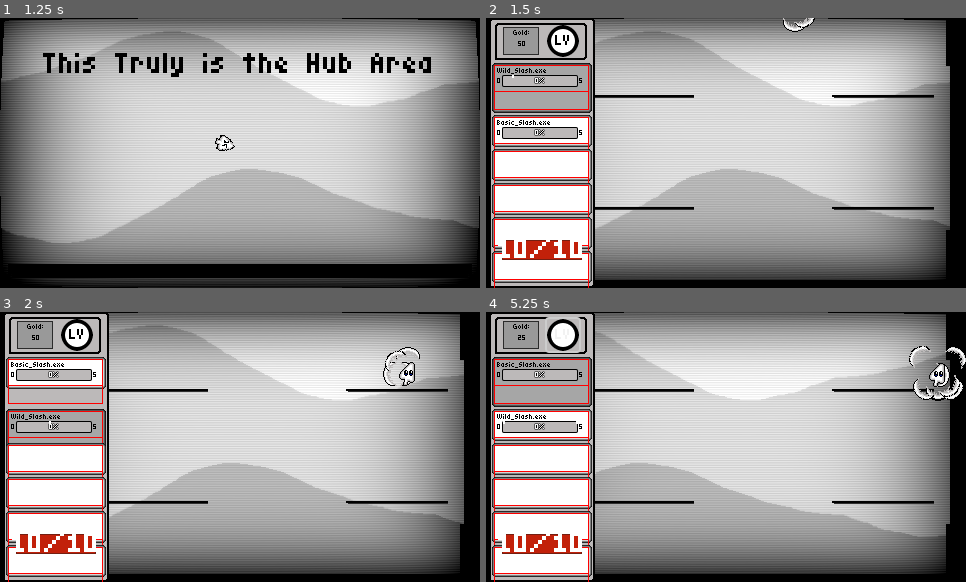
Above: before the commit, frames 1-4 (two rows, left to right).
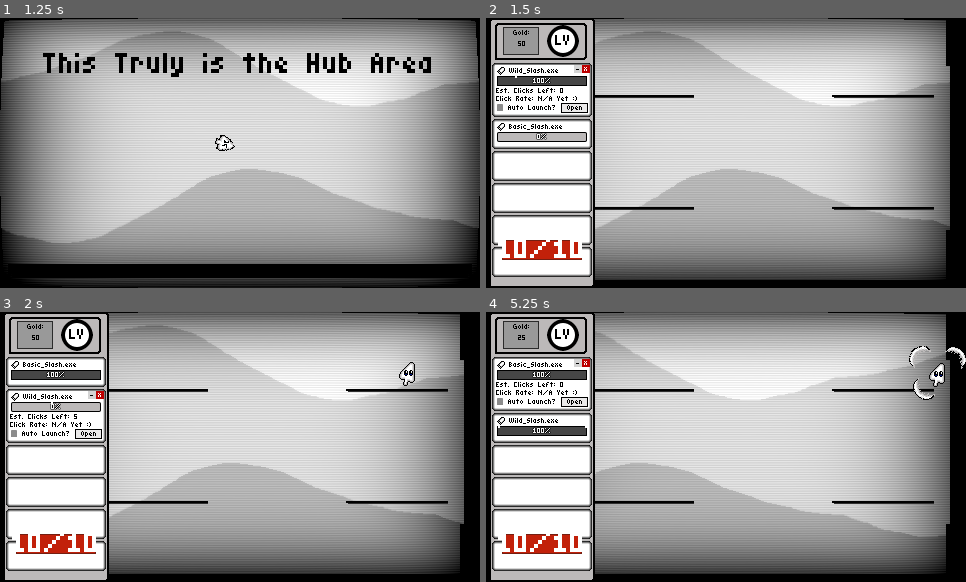
Above: after the commit, the same moments.

Repository: TNT-A/clicker-game-platformer
Game: Godot game, scene res://main_menu/main_menu.tscn
Same seed, same stepped clock (60 frames per second), same inputs: the game is played once before the commit and once after it.
Inputs (mouse positions are in pixels of both pictures, inside the frame that each line leads up to):
- Up to frame 1 (1.25 s): click "Quick Start" at 0.5 s
- Up to frame 2 (1.5 s): tap Enter (ui_accept) at 1.25 s; move the mouse to (831, 139) at 1.27 s; press the mouse at (831, 139) at 1.28 s; hold D (Move_Right) from 1.28 s (still down)
- Up to frame 3 (2 s): keep holding D (Move_Right); tap Enter (ui_accept) at 1.52 s; tap Mouse wheel down (Scroll_Down) at 1.55 s
- Up to frame 4 (5.25 s): release D (Move_Right) at 2 s; release the mouse at (831, 433) at 2 s; click "LV" at 2 s; click (577, 433) at 2.75 s, where only the run after the commit has a clickable "Open"; click (524, 433) at 3.5 s, where only the run after the commit has a clickable "Auto Launch?"; click (524, 433) at 4.25 s, where only the run after the commit has a clickable "Auto Launch?"; move the mouse to (630, 460) at 5.02 s; hold D (Move_Right) from 5.03 s (still down); tap Mouse wheel down (Scroll_Down) at 5.1 s

Frame 1 is identical in both runs. In frame 2, 8.1% of the frame differs, in the area x 1-69%, y 0-100%; in frame 3, 7.7%; in frame 4, 8.6%, in the area x 1-100%, y 1-100%.

Commit message:
I finished setting up the ability panel
I changed the ability panel's expanded mode so that It now resembles a download window and shows the user stats. The user can also now choose if they want their abilities to automatically launch or wait for them to click again before launching. I also added a click rate displayer which will show autoclicker speed once implemented, and added a "Open" button which the player will be able to click to see a stat/level screen for the ability.

Diff:
--- a/clicker-platformer/clicker_panel/ability/ability_panel.gd
+++ b/clicker-platformer/clicker_panel/ability/ability_panel.gd
@@ -3,13 +3,11 @@
 
 @export var slot_num : int = 0
 var slot_pos : Vector2 = Vector2(0,0)
-var slot_pos_set : bool = false
-
-@onready var label: Label = $VBoxContainer/Label
+
+@onready var label_name: Label = $VBoxContainer/HBoxContainer2/LabelName
 @onready var progress_bar: ProgressBar = $VBoxContainer/HBoxContainer/ProgressBar
-
-@onready var label_min: Label = $VBoxContainer/HBoxContainer/LabelMin
-@onready var label_max: Label = $VBoxContainer/HBoxContainer/LabelMax
+@onready var label_clicksleft: Label = $ExpandPanel/ExpandDetails/LabelClicksleft
+@onready var check_box_autolaunch: CheckBox = $ExpandPanel/ExpandDetails/HBoxVclickables/CheckBoxAutolaunch
 
 @onready var autoclicker_hub: Node2D = $AutoclickerHub
 
@@ -22,8 +20,8 @@
 var ability_num : int = 1
 var ability_damage : float = 1
 
-var default_size : Vector2 = Vector2(92, 24)
-var expand_size : Vector2 = Vector2(92, 42)
+var default_size : Vector2 = Vector2(92, 22)
+var expand_size : Vector2 = Vector2(92, 46)
 
 var damage_level : int = 0
 var power_level : int = 0
@@ -43,13 +41,12 @@
 var dragged : bool = false
 var home : bool = true
 var swapping : bool = false
-var scrolling : bool = false
+var ability_ready : bool = false
 
 var home_lerp : float  = .3
 
 func _ready() -> void:
 	SignalBus.update_selected.connect(update)
-	SignalBus.ability_scrolled.connect(set_slot_pos)
 	#SignalBus.ability_change.connect(reset_self)
 	update()
 	if is_instance_valid(ability_type):
@@ -57,40 +54,34 @@
 		ability_max = ability_type.ability_max
 		ability_num = ability_type.ability_num
 		ability_damage = ability_type.ability_damage
-	label.text = ability_name
+	label_name.text = ability_name
 	progress_bar.max_value = ability_max
 	update_bar()
 
 func _process(delta: float) -> void:
 	if dragged:
-		drag()
-	elif global_position != slot_pos and slot_pos_set and !scrolling:
-		to_home()
-	if global_position.distance_to(slot_pos) < 3 and !dragged:
+		#print("dragger")
+		z_index = 1
+		home = false
+		global_position = get_global_mouse_position() - Vector2(custom_minimum_size.x/2, custom_minimum_size.y/2)
+		hovered = true
+		$HoverHub/Collapsed.mouse_filter = Control.MOUSE_FILTER_IGNORE
+		$HoverHub/Expanded.mouse_filter = Control.MOUSE_FILTER_IGNORE
+	elif slot_pos != Vector2(0,0) and global_position != slot_pos:
+		$HoverHub/Collapsed.mouse_filter = Control.MOUSE_FILTER_IGNORE
+		$HoverHub/Expanded.mouse_filter = Control.MOUSE_FILTER_IGNORE
+		#print("yahoo")
+		z_index = 0
+		global_position = global_position.lerp(slot_pos, home_lerp)
+	if global_position.distance_to(slot_pos) < 3 and !home and !dragged and !swapping:
 		$HoverHub/Collapsed.mouse_filter = Control.MOUSE_FILTER_PASS
 		$HoverHub/Expanded.mouse_filter = Control.MOUSE_FILTER_PASS
 		global_position = slot_pos
 		home = true
 		hovered = false
 
-func drag():
-	global_position = get_global_mouse_position() - Vector2(custom_minimum_size.x/2, custom_minimum_size.y/2)
-	z_index = 1
-	hovered = true
-	$HoverHub/Collapsed.mouse_filter = Control.MOUSE_FILTER_IGNORE
-	$HoverHub/Expanded.mouse_filter = Control.MOUSE_FILTER_IGNORE
-
-func to_home():
-	global_position = global_position.lerp(slot_pos, home_lerp)
-	z_index = 0
-
-func _on_timer_timeout() -> void:
-	set_slot_pos()
-
 func set_slot_pos():
 	slot_pos = global_position
-	slot_pos_set = true
-	scrolling = false
 
 func go_home():
 	if slot_pos != Vector2(0, 0):
@@ -128,23 +119,39 @@
 		custom_minimum_size = default_size
 
 func click():
-	clicks += InfoManager.click_power * (1 + power_bonus)
+	if !ability_ready:
+		clicks += InfoManager.click_power * (1 + power_bonus)
+	else:
+		use_ability()
 	update_bar()
 
 func autoclick():
-	clicks += InfoManager.autoclick_power * (1 + autoclick_power_bonus)
+	if !ability_ready:
+		clicks += InfoManager.autoclick_power * (1 + autoclick_power_bonus)
 	update_bar()
 
 func update_bar():
 	var new_max = ability_max - length_lower
+	var clicks_left = new_max-clicks
 	if new_max <= 0:
 		new_max = 1
+	if clicks_left <= 0:
+		clicks_left = 0
 	progress_bar.max_value = new_max
 	progress_bar.value = clicks
-	label_min.text = str(clicks)
-	label_max.text = str(new_max)
+	label_clicksleft.text = "Est. Clicks Left: " + str(clicks_left)
+	#label_min.text = str(clicks)
+	#label_max.text = str(new_max)
 	if progress_bar.value >= progress_bar.max_value:
+		if check_box_autolaunch.button_pressed:
+			use_ability()
+		else:
+			ability_ready = true
+
+
+func use_ability():
 		SignalBus.ability_use.emit(ability_num, ability_damage + damage_bonus)
+		ability_ready = false
 		reset_bar()
 
 func reset_bar():
@@ -193,7 +200,7 @@
 		ability_num = ability_type.ability_num
 		ability_damage = ability_type.ability_damage
 		rarity = ability_type.rarity
-	label.text = ability_name
+	label_name.text = ability_name
 	progress_bar.max_value = ability_max
 	load_levels()
 	update_bar()
--- a/clicker-platformer/clicker_panel/ability/ability_panel.tscn
+++ b/clicker-platformer/clicker_panel/ability/ability_panel.tscn
@@ -1,25 +1,21 @@
-[gd_scene load_steps=4 format=3 uid="uid://ccyhjvjtx51r5"]
+[gd_scene load_steps=6 format=3 uid="uid://ccyhjvjtx51r5"]
 
 [ext_resource type="Theme" uid="uid://b0v2htlnbt84u" path="res://styles/ability_panel.tres" id="1_pe0qc"]
 [ext_resource type="Script" uid="uid://cv0l7qdm6llrv" path="res://clicker_panel/ability/ability_panel.gd" id="1_vce56"]
-
-[sub_resource type="StyleBoxFlat" id="StyleBoxFlat_vce56"]
-bg_color = Color(0.65012807, 0.65012836, 0.6501282, 1)
-border_width_left = 3
-border_width_top = 3
-border_width_right = 3
-border_width_bottom = 3
+[ext_resource type="Texture2D" uid="uid://x12pe2iaa4cu" path="res://sprites/icons/Icon_bullet8x8.png" id="3_cpev4"]
+
+[sub_resource type="StyleBoxFlat" id="StyleBoxFlat_cpev4"]
+bg_color = Color(1, 1, 1, 1)
+expand_margin_left = 1.0
+
+[sub_resource type="StyleBoxFlat" id="StyleBoxFlat_gsud2"]
+bg_color = Color(0.919718, 0.915586, 0.915583, 1)
+border_width_left = 1
+border_width_top = 1
+border_width_right = 1
+border_width_bottom = 1
 border_color = Color(0, 0, 0, 1)
-border_blend = true
-corner_radius_top_left = 4
-corner_radius_top_right = 4
-corner_radius_bottom_right = 4
-corner_radius_bottom_left = 4
-expand_margin_left = 4.0
-expand_margin_top = 4.0
-expand_margin_right = 4.0
-expand_margin_bottom = 4.0
-anti_aliasing = false
+expand_margin_left = 1.0
 
 [node name="AbilityPanel" type="Control"]
 custom_minimum_size = Vector2(92, 20)
@@ -34,17 +30,58 @@
 [node name="BasePanel" type="Panel" parent="."]
 layout_mode = 0
 offset_right = 92.0
-offset_bottom = 24.0
+offset_bottom = 22.0
 mouse_filter = 2
 theme = ExtResource("1_pe0qc")
 
 [node name="ExpandPanel" type="Panel" parent="."]
+custom_minimum_size = Vector2(92, 46)
 layout_mode = 0
 offset_right = 92.0
 offset_bottom = 42.0
 mouse_filter = 2
 theme = ExtResource("1_pe0qc")
-theme_override_styles/panel = SubResource("StyleBoxFlat_vce56")
+
+[node name="MinimizeCuh" type="ColorRect" parent="ExpandPanel"]
+layout_mode = 0
+offset_left = -1.0
+offset_top = -2.0
+offset_right = 93.0
+offset_bottom = 7.0
+
+[node name="CloseCuh" type="ColorRect" parent="ExpandPanel/MinimizeCuh"]
+layout_mode = 0
+offset_left = 87.0
+offset_right = 95.0
+offset_bottom = 8.0
+color = Color(0.73992926, 0, 0.0020354495, 1)
+
+[node name="Label" type="Label" parent="ExpandPanel/MinimizeCuh/CloseCuh"]
+layout_mode = 0
+offset_left = 2.0
+offset_right = 6.0
+offset_bottom = 8.0
+theme_override_colors/font_color = Color(1, 1, 1, 1)
+theme_override_font_sizes/font_size = 8
+text = "x"
+
+[node name="CloseCuh2" type="ColorRect" parent="ExpandPanel/MinimizeCuh"]
+layout_mode = 0
+offset_left = 79.0
+offset_right = 87.0
+offset_bottom = 8.0
+color = Color(0.83033526, 0.83033514, 0.83033514, 1)
+
+[node name="Label" type="Label" parent="ExpandPanel/MinimizeCuh/CloseCuh2"]
+layout_mode = 0
+offset_left = 2.0
+offset_top = 1.0
+offset_right = 6.0
+offset_bottom = 9.0
+theme_override_font_sizes/font_size = 8
+text = "-"
+horizontal_alignment = 1
+vertical_alignment = 1
 
 [node name="HBoxContainer" type="HBoxContainer" parent="ExpandPanel"]
 layout_mode = 0
@@ -59,6 +96,57 @@
 offset_right = 40.0
 offset_bottom = 40.0
 
+[node name="Label" type="Label" parent="ExpandPanel"]
+layout_mode = 0
+offset_top = 26.0
+offset_right = 58.0
+offset_bottom = 42.0
+
+[node name="ExpandDetails" type="VBoxContainer" parent="ExpandPanel"]
+layout_mode = 0
+offset_top = 20.0
+offset_right = 93.0
+offset_bottom = 68.0
+theme_override_constants/separation = 0
+
+[node name="LabelClicksleft" type="Label" parent="ExpandPanel/ExpandDetails"]
+layout_mode = 2
+text = "Est. Clicks Left: 100"
+
+[node name="LabelClickrate" type="Label" parent="ExpandPanel/ExpandDetails"]
+layout_mode = 2
+text = "Click Rate: N/A Yet :)"
+
+[node name="HBoxVclickables" type="HBoxContainer" parent="ExpandPanel/ExpandDetails"]
+custom_minimum_size = Vector2(92, 1)
+layout_mode = 2
+theme_override_constants/separation = 6
+
+[node name="CheckBoxAutolaunch" type="CheckBox" parent="ExpandPanel/ExpandDetails/HBoxVclickables"]
+custom_minimum_size = Vector2(0, 10)
+layout_mode = 2
+theme_override_constants/outline_size = 0
+theme_override_constants/h_separation = 4
+theme_override_constants/icon_max_width = 8
+theme_override_styles/normal = SubResource("StyleBoxFlat_cpev4")
+theme_override_styles/pressed = SubResource("StyleBoxFlat_gsud2")
+theme_override_styles/hover = SubResource("StyleBoxFlat_gsud2")
+theme_override_styles/hover_pressed = SubResource("StyleBoxFlat_gsud2")
+theme_override_styles/disabled = SubResource("StyleBoxFlat_gsud2")
+text = "Auto Launch?"
+
+[node name="ButtonOpen" type="Button" parent="ExpandPanel/ExpandDetails/HBoxVclickables"]
+custom_minimum_size = Vector2(26, 0)
+layout_mode = 2
+text = "Open"
+
+[node name="AbilityIcon" type="TextureRect" parent="."]
+layout_mode = 0
+offset_left = 71.0
+offset_top = 8.0
+offset_right = 79.0
+offset_bottom = 16.0
+
 [node name="VBoxContainer" type="VBoxContainer" parent="."]
 layout_mode = 0
 offset_left = 1.0
@@ -66,10 +154,18 @@
 offset_bottom = 20.0
 mouse_filter = 2
 theme = ExtResource("1_pe0qc")
-theme_override_constants/separation = 0
-
-[node name="Label" type="Label" parent="VBoxContainer"]
-layout_mode = 2
+theme_override_constants/separation = 1
+
+[node name="HBoxContainer2" type="HBoxContainer" parent="VBoxContainer"]
+layout_mode = 2
+
+[node name="WindowIcon" type="TextureRect" parent="VBoxContainer/HBoxContainer2"]
+layout_mode = 2
+texture = ExtResource("3_cpev4")
+
+[node name="LabelName" type="Label" parent="VBoxContainer/HBoxContainer2"]
+layout_mode = 2
+theme_override_font_sizes/font_size = 8
 text = "Ability Name:"
 
 [node name="HBoxContainer" type="HBoxContainer" parent="VBoxContainer"]
@@ -77,20 +173,10 @@
 mouse_filter = 2
 theme_override_constants/separation = 1
 
-[node name="LabelMin" type="Label" parent="VBoxContainer/HBoxContainer"]
-layout_mode = 2
-theme_override_font_sizes/font_size = 8
-text = "0"
-
 [node name="ProgressBar" type="ProgressBar" parent="VBoxContainer/HBoxContainer"]
-custom_minimum_size = Vector2(76, 12)
-layout_mode = 2
-mouse_filter = 2
-
-[node name="LabelMax" type="Label" parent="VBoxContainer/HBoxContainer"]
-layout_mode = 2
-theme_override_font_sizes/font_size = 8
-text = "10"
+custom_minimum_size = Vector2(90, 10)
+layout_mode = 2
+mouse_filter = 2
 
 [node name="AutoclickerHub" type="Node2D" parent="."]
 
@@ -101,30 +187,24 @@
 mouse_filter = 2
 
 [node name="Collapsed" type="ReferenceRect" parent="HoverHub"]
+visible = false
 layout_mode = 0
 offset_left = -1.0
 offset_top = -1.0
 offset_right = 93.0
 offset_bottom = 25.0
 mouse_filter = 2
-editor_only = false
 
 [node name="Expanded" type="ReferenceRect" parent="HoverHub"]
+visible = false
 layout_mode = 0
 offset_left = -1.0
 offset_top = -1.0
 offset_right = 93.0
 offset_bottom = 43.0
 mouse_filter = 2
-editor_only = false
-
-[node name="Timer" type="Timer" parent="."]
-wait_time = 0.001
-one_shot = true
-autostart = true
 
 [connection signal="mouse_entered" from="HoverHub/Collapsed" to="." method="_on_collapsed_mouse_entered"]
 [connection signal="mouse_exited" from="HoverHub/Collapsed" to="." method="_on_collapsed_mouse_exited"]
 [connection signal="mouse_entered" from="HoverHub/Expanded" to="." method="_on_expanded_mouse_entered"]
 [connection signal="mouse_exited" from="HoverHub/Expanded" to="." method="_on_expanded_mouse_exited"]
-[connection signal="timeout" from="Timer" to="." method="_on_timer_timeout"]
--- a/clicker-platformer/clicker_panel/panel/clicker_panel.gd
+++ b/clicker-platformer/clicker_panel/panel/clicker_panel.gd
@@ -130,12 +130,10 @@
 func check_selected_panel(type : String):
 	for panel in panels:
 		panel.slot_pos = Vector2(0,0)
-		panel.scrolling = true
 	if selected_panel > len(panels) - 1:
 		selected_panel = 0
 	if selected_panel < 0:
 		selected_panel = len(panels) - 1
-	SignalBus.ability_scrolled.emit()
 	if !panel_active[selected_panel]:
 		if type == "add":
 			selected_panel += 1
--- a/clicker-platformer/globals/signal_bus.gd
+++ b/clicker-platformer/globals/signal_bus.gd
@@ -19,6 +19,10 @@
 signal ability_change()
 signal ability_scrolled()
 
+#Ability Pickup Signals
+signal ability_popup(ability_resource : Resource)
+signal ability_fade_out()
+
 #Floor Signals
 signal floor_started()
 signal floor_ended()
--- a/clicker-platformer/pickups/ability_pickup/ability_pickup.gd
+++ b/clicker-platformer/pickups/ability_pickup/ability_pickup.gd
@@ -10,10 +10,12 @@
 		pop_out_ability()
 
 func pop_up_ability():
-	$Panel.visible = true
+	#$Panel.visible = true
+	pass
 
 func pop_out_ability():
-	$Panel.visible = false
+	#$Panel.visible = false
+	pass
 
 func pickup_ability():
 	pass
--- a/clicker-platformer/pickups/ability_pickup/ability_pickup.tscn
+++ b/clicker-platformer/pickups/ability_pickup/ability_pickup.tscn
@@ -20,18 +20,5 @@
 [node name="CollisionShape2D" type="CollisionShape2D" parent="Area2D"]
 shape = SubResource("RectangleShape2D_kcx6h")
 
-[node name="Panel" type="PanelContainer" parent="."]
-visible = false
-offset_left = -19.0
-offset_top = -66.0
-offset_right = 21.0
-offset_bottom = -26.0
-mouse_filter = 2
-
-[node name="Label" type="Label" parent="Panel"]
-layout_mode = 2
-text = "YEP"
-horizontal_alignment = 1
-
 [connection signal="body_shape_entered" from="Area2D" to="." method="_on_area_2d_body_shape_entered"]
 [connection signal="body_shape_exited" from="Area2D" to="." method="_on_area_2d_body_shape_exited"]
--- a/clicker-platformer/styles/ability_panel.tres
+++ b/clicker-platformer/styles/ability_panel.tres
@@ -75,6 +75,8 @@
 Button/styles/hover = SubResource("StyleBoxFlat_h84tr")
 Button/styles/normal = SubResource("StyleBoxFlat_gsud2")
 Button/styles/pressed = SubResource("StyleBoxFlat_h84tr")
+CheckBox/constants/h_separation = 2
+CheckBox/font_sizes/font_size = 8
 Label/colors/font_color = Color(0, 0, 0, 1)
 Label/font_sizes/font_size = 8
 Label/fonts/font = ExtResource("1_6jjyc")
Binary file added: clicker-platformer/sprites/icons/Icon_bullet16x16.aseprite
Binary file added: clicker-platformer/sprites/icons/Icon_bullet16x16.png
Not shown, added: clicker-platformer/sprites/icons/Icon_bullet16x16.png.import
Binary file added: clicker-platformer/sprites/icons/Icon_bullet8x8.aseprite
Binary file added: clicker-platformer/sprites/icons/Icon_bullet8x8.png
Not shown, added: clicker-platformer/sprites/icons/Icon_bullet8x8.png.import
